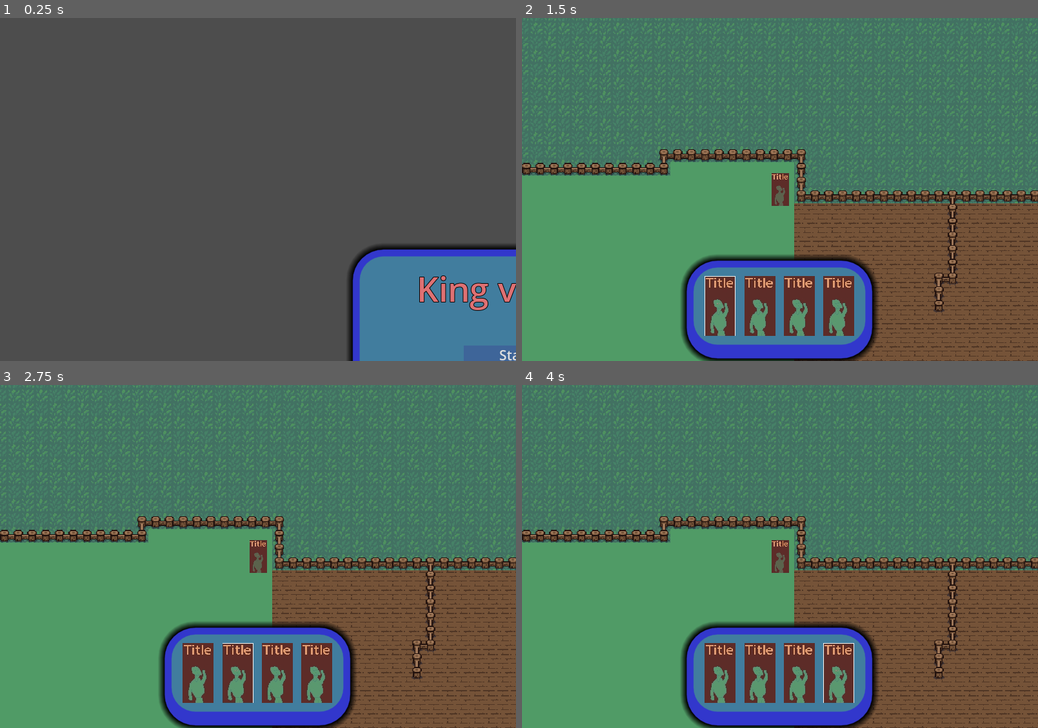
Above: before the commit, frames 1-4 (two rows, left to right).
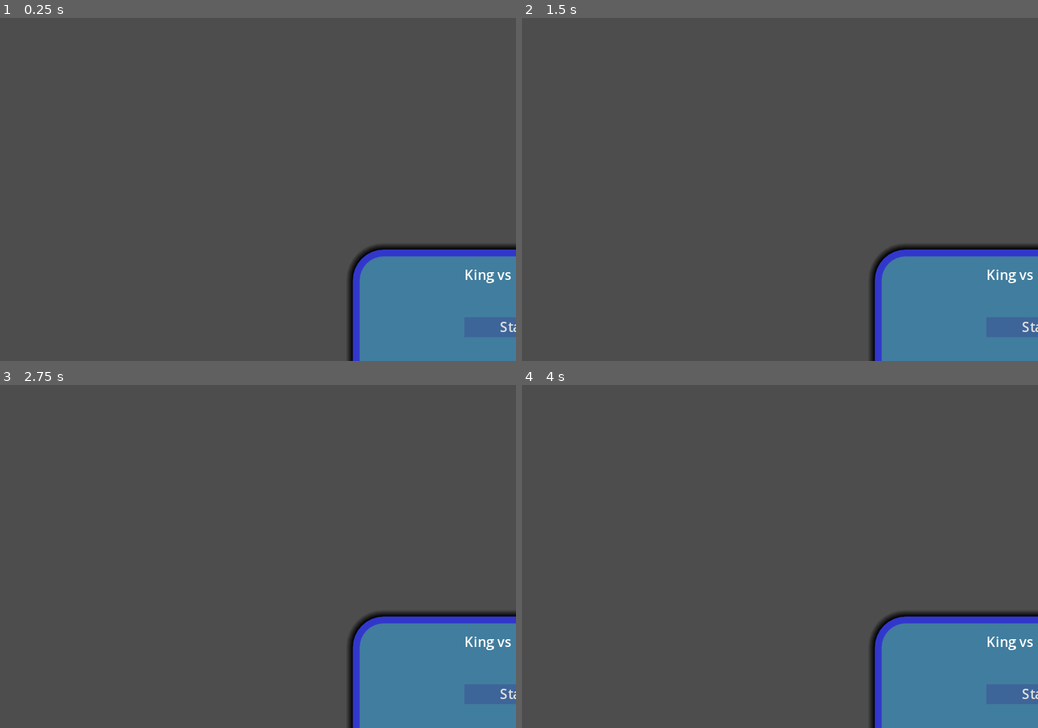
Above: after the commit, the same moments.

Repository: SiTOTG/KingVsKing
Game: Godot game, scene res://main_menu/main_menu.tscn
Same seed, same stepped clock (60 frames per second), same inputs: the game is played once before the commit and once after it.
Inputs (mouse positions are in pixels of both pictures, inside the frame that each line leads up to):
- Up to frame 1 (0.25 s): no input
- Up to frame 2 (1.5 s): click (1037, 354) at 0.5 s, where only the run before the commit has a clickable "Start"; click (718, 306) at 1.27 s
- Up to frame 3 (2.75 s): click (237, 673) at 2.02 s
- Up to frame 4 (4 s): click (800, 673) at 2.77 s; click (836, 673) at 3.52 s

The runs differ from the first frame. In frame 1, 0.9% of the frame differs, in the area x 81-100%, y 73-100%; in frame 2, 100%, in the area x 0-100%, y 0-100%; in frame 3, 100%; in frame 4, 100%.
Error before the commit: Invalid call. Nonexistent function 'get_mesh' in base 'NavigationPolygon'. (res://world/world.gd:19)

Commit message:
Add home base and victory/defeat
Closes #6

Diff:
--- a/creatures/creature.gd
+++ b/creatures/creature.gd
@@ -30,6 +30,7 @@
 }
 
 func update_layer():
+	if not enemy_detector: return
 	enemy_detector.collision_mask = enemy_layer
 	enemy_detector.collision_layer = friendly_layer
 
@@ -114,6 +115,6 @@
 
 func damage_target():
 	if is_instance_valid(target) and "stats" in target.get_parent():
-		var target_stats = target.get_parent().stats as CreatureStats
-		if not target_stats: return
-		target_stats.hp -= 5
+		var target_stats = target.get_parent().stats
+		if "hp" in target_stats:
+			target_stats.hp -= 5
--- a/default_theme.tres
+++ b/default_theme.tres
@@ -86,7 +86,6 @@
 ProgressBar/colors/font_outline_color = Color(0.223529, 0.137255, 1, 1)
 ProgressBar/constants/outline_size = 5
 ProgressBar/styles/background = SubResource("StyleBoxFlat_qjcog")
-TitleLabel/base_type = &"Label"
 TitleLabel/colors/font_color = Color(0.870588, 0.443137, 0.45098, 1)
 TitleLabel/colors/font_outline_color = Color(0, 0, 0, 1)
 TitleLabel/constants/outline_size = 3
--- /dev/null
+++ b/lib/match_stats.gd
@@ -0,0 +1,4 @@
+class_name MatchStats
+extends Object
+
+var victory := true
--- a/main_menu/main_menu.gd
+++ b/main_menu/main_menu.gd
@@ -1,4 +1,5 @@
 extends Control
 
 func _on_start_button_pressed():
+	print("Called")
 	get_tree().change_scene_to_file("res://world/world.tscn")
--- a/main_menu/main_menu.tscn
+++ b/main_menu/main_menu.tscn
@@ -64,6 +64,7 @@
 theme_override_styles/separator = SubResource("StyleBoxEmpty_nal6i")
 
 [node name="StartButton" type="Button" parent="MarginContainer/PanelContainer/MarginContainer/VBoxContainer"]
+unique_name_in_owner = true
 custom_minimum_size = Vector2(120, 0)
 offset_left = 54.0
 offset_top = 96.0
--- /dev/null
+++ b/player/building_stats.gd
@@ -0,0 +1,11 @@
+class_name BuildingStats
+extends Resource
+
+signal hp_updated(previous_hp: int, new_hp: int, max_hp: int)
+
+@export var max_hp = 400
+@export var hp := 400:
+	set(value):
+		var previous_hp = hp
+		hp = clampi(value, 0, max_hp)
+		hp_updated.emit(previous_hp, hp, max_hp)
--- a/player/card_hud.tscn
+++ b/player/card_hud.tscn
@@ -22,32 +22,39 @@
 grow_vertical = 0
 
 [node name="CenterContainer" type="CenterContainer" parent="CardsPanel"]
-layout_mode = 2
+offset_left = 8.0
+offset_top = 8.0
+offset_right = 188.0
+offset_bottom = 78.0
 
 [node name="Cards" type="HBoxContainer" parent="CardsPanel/CenterContainer"]
 unique_name_in_owner = true
-layout_mode = 2
+offset_left = 3.0
+offset_right = 177.0
+offset_bottom = 70.0
 size_flags_vertical = 4
 theme_override_constants/separation = 10
 alignment = 1
 
 [node name="CardButton" parent="CardsPanel/CenterContainer/Cards" instance=ExtResource("2_6ftqy")]
-layout_mode = 2
 texture_disabled = ExtResource("3_eqh1w")
 card = ExtResource("3_a18du")
 
 [node name="CardButton2" parent="CardsPanel/CenterContainer/Cards" instance=ExtResource("2_6ftqy")]
-layout_mode = 2
+offset_left = 46.0
+offset_right = 82.0
 texture_disabled = ExtResource("3_eqh1w")
 card = ExtResource("3_a18du")
 
 [node name="CardButton3" parent="CardsPanel/CenterContainer/Cards" instance=ExtResource("2_6ftqy")]
-layout_mode = 2
+offset_left = 92.0
+offset_right = 128.0
 texture_disabled = ExtResource("3_eqh1w")
 card = ExtResource("3_a18du")
 
 [node name="CardButton4" parent="CardsPanel/CenterContainer/Cards" instance=ExtResource("2_6ftqy")]
-layout_mode = 2
+offset_left = 138.0
+offset_right = 174.0
 texture_disabled = ExtResource("3_eqh1w")
 card = ExtResource("3_a18du")
 
--- /dev/null
+++ b/player/castle.tscn
@@ -0,0 +1,36 @@
+[gd_scene load_steps=6 format=3 uid="uid://dy3ardgrf3sj7"]
+
+[ext_resource type="Script" path="res://world/main_building.gd" id="1_ly6nn"]
+[ext_resource type="Texture2D" uid="uid://de316sriduh28" path="res://assets/placeholder/castle.png" id="1_rm2nh"]
+[ext_resource type="PackedScene" uid="uid://ejgsk65v3pvj" path="res://ui/value_bar.tscn" id="3_jls7v"]
+
+[sub_resource type="RectangleShape2D" id="RectangleShape2D_xe303"]
+size = Vector2(160, 144)
+
+[sub_resource type="CircleShape2D" id="CircleShape2D_k0cd5"]
+radius = 152.21
+
+[node name="MainBuilding" type="StaticBody2D"]
+script = ExtResource("1_ly6nn")
+
+[node name="Sprite2D" type="Sprite2D" parent="."]
+scale = Vector2(0.382177, 0.382177)
+texture = ExtResource("1_rm2nh")
+
+[node name="CollisionShape2D" type="CollisionShape2D" parent="."]
+position = Vector2(8, 0)
+shape = SubResource("RectangleShape2D_xe303")
+
+[node name="Area2D" type="Area2D" parent="."]
+collision_layer = 2
+collision_mask = 0
+
+[node name="CollisionShape2D" type="CollisionShape2D" parent="Area2D"]
+shape = SubResource("CircleShape2D_k0cd5")
+
+[node name="HPBar" parent="." instance=ExtResource("3_jls7v")]
+offset_left = -60.0
+offset_top = -89.0
+offset_right = -28.0
+offset_bottom = -77.0
+scale = Vector2(3.8, 1)
--- a/player/spawner.gd
+++ b/player/spawner.gd
@@ -3,7 +3,7 @@
 
 @export var creature_scene: PackedScene
 @export var spawn_capacity := 100
-
+@export var stats: SpawnerStats = preload("res://player/spawner_stats.tres")
 
 @export_flags_2d_physics var enemy_layer = 0
 @export_flags_2d_physics var friendly_layer = 0
@@ -13,6 +13,7 @@
 @onready var spawn_timer = $SpawnTimer
 @onready var move_position = $MovePosition
 @onready var collision_shape = $CollisionShape2D
+@onready var hp_bar: ValueBar = $HPBar
 
 var starting_move_position: Vector2
 var spawned = 0
@@ -20,6 +21,15 @@
 func _ready():
 	if starting_move_position:
 		move_position.global_position = starting_move_position
+	stats = stats.duplicate()
+
+	stats.hp_updated.connect(
+		func(previous_hp: int, new_hp: int, max_hp: int):
+			hp_bar.animate_bar(new_hp, max_hp)
+			if new_hp == 0:
+				queue_free()
+	)
+	hp_bar.set_bar.call_deferred(stats.hp, stats.max_hp)
 
 func _process(_delta):
 	progress_bar.value = (1 - (spawn_timer.time_left / spawn_timer.wait_time))*100
--- a/player/spawner.tscn
+++ b/player/spawner.tscn
@@ -1,13 +1,17 @@
-[gd_scene load_steps=5 format=3 uid="uid://c3q6txdt1k5m8"]
+[gd_scene load_steps=7 format=3 uid="uid://c3q6txdt1k5m8"]
 
 [ext_resource type="Texture2D" uid="uid://c3bjjubcocilf" path="res://assets/placeholder/sprites/medieval-tavern_10000.png" id="1_3vc4b"]
 [ext_resource type="Script" path="res://player/spawner.gd" id="1_li363"]
 [ext_resource type="PackedScene" uid="uid://c88emyaqb8i1o" path="res://creatures/creature.tscn" id="2_jd72l"]
+[ext_resource type="PackedScene" uid="uid://ejgsk65v3pvj" path="res://ui/value_bar.tscn" id="4_58srp"]
 
 [sub_resource type="RectangleShape2D" id="RectangleShape2D_y2w1w"]
 size = Vector2(128, 96)
 
-[node name="Spawner" type="Area2D"]
+[sub_resource type="CircleShape2D" id="CircleShape2D_8fwrb"]
+radius = 54.7449
+
+[node name="Spawner" type="Area2D" groups=["Building"]]
 script = ExtResource("1_li363")
 creature_scene = ExtResource("2_jd72l")
 enemy_layer = 4
@@ -28,17 +32,31 @@
 wait_time = 3.0
 autostart = true
 
-[node name="ProgressBar" type="ProgressBar" parent="."]
-custom_minimum_size = Vector2(0, 16)
-offset_left = -60.0
-offset_top = -74.0
-offset_right = 182.0
-offset_bottom = -43.0
-scale = Vector2(0.5, 0.5)
-
 [node name="MovePosition" type="Marker2D" parent="."]
 position = Vector2(-360, 16)
 
 [node name="NavigationObstacle2D" type="NavigationObstacle2D" parent="."]
 
+[node name="Area2D" type="Area2D" parent="."]
+collision_layer = 2
+collision_mask = 0
+
+[node name="CollisionShape2D" type="CollisionShape2D" parent="Area2D"]
+shape = SubResource("CircleShape2D_8fwrb")
+
+[node name="HPBar" parent="." instance=ExtResource("4_58srp")]
+offset_left = -60.0
+offset_top = -89.0
+offset_right = -28.0
+offset_bottom = -77.0
+scale = Vector2(3.8, 1)
+
+[node name="ProgressBar" type="ProgressBar" parent="."]
+custom_minimum_size = Vector2(0, 16)
+offset_left = -60.0
+offset_top = -70.0
+offset_right = 182.0
+offset_bottom = -39.0
+scale = Vector2(0.5, 0.5)
+
 [connection signal="timeout" from="SpawnTimer" to="." method="_on_spawn_timer_timeout"]
--- /dev/null
+++ b/player/spawner_stats.gd
@@ -0,0 +1,2 @@
+class_name SpawnerStats
+extends BuildingStats
--- /dev/null
+++ b/player/spawner_stats.tres
@@ -0,0 +1,7 @@
+[gd_resource type="Resource" load_steps=2 format=3 uid="uid://otop3q5d4llj"]
+
+[ext_resource type="Script" path="res://player/spawner_stats.gd" id="1_sw6on"]
+
+[resource]
+script = ExtResource("1_sw6on")
+hp = 400
--- a/project.godot
+++ b/project.godot
@@ -9,6 +9,11 @@
 config_version=5
 
 _global_script_classes=[{
+"base": "Resource",
+"class": &"BuildingStats",
+"language": &"GDScript",
+"path": "res://player/building_stats.gd"
+}, {
 "base": "Resource",
 "class": &"Card",
 "language": &"GDScript",
@@ -34,10 +39,20 @@
 "language": &"GDScript",
 "path": "res://world/tiles/custom_tile_map.gd"
 }, {
+"base": "Object",
+"class": &"MatchStats",
+"language": &"GDScript",
+"path": "res://lib/match_stats.gd"
+}, {
 "base": "Area2D",
 "class": &"Spawner",
 "language": &"GDScript",
 "path": "res://player/spawner.gd"
+}, {
+"base": "BuildingStats",
+"class": &"SpawnerStats",
+"language": &"GDScript",
+"path": "res://player/spawner_stats.gd"
 }, {
 "base": "TileMap",
 "class": &"TileMapBase",
@@ -60,12 +75,15 @@
 "path": "res://world/world.gd"
 }]
 _global_script_class_icons={
+"BuildingStats": "",
 "Card": "",
 "CardButton": "",
 "Creature": "",
 "CreatureStats": "",
 "CustomTileMap": "",
+"MatchStats": "",
 "Spawner": "",
+"SpawnerStats": "",
 "TileMapBase": "",
 "TilemapMaster": "",
 "ValueBar": "",
--- a/ui/value_bar.tscn
+++ b/ui/value_bar.tscn
@@ -11,7 +11,6 @@
 script = ExtResource("2_wb16j")
 
 [node name="Decrease" type="TextureProgressBar" parent="."]
-layout_mode = 1
 anchors_preset = -1
 anchor_left = 0.125
 anchor_top = 0.5
@@ -27,7 +26,6 @@
 texture_progress = ExtResource("2_gd1wm")
 
 [node name="Increase" type="TextureProgressBar" parent="."]
-layout_mode = 1
 anchors_preset = -1
 anchor_left = 0.125
 anchor_top = 0.5
@@ -42,7 +40,6 @@
 texture_progress = ExtResource("3_tj6do")
 
 [node name="Actual" type="TextureProgressBar" parent="."]
-layout_mode = 1
 anchors_preset = -1
 anchor_left = 0.125
 anchor_top = 0.5
--- /dev/null
+++ b/world/base.tscn
@@ -0,0 +1,36 @@
+[gd_scene load_steps=6 format=3 uid="uid://dmqrb2560hx2h"]
+
+[ext_resource type="Script" path="res://world/main_building.gd" id="1_f4ol2"]
+[ext_resource type="Texture2D" uid="uid://de316sriduh28" path="res://assets/placeholder/castle.png" id="2_01ukg"]
+[ext_resource type="PackedScene" uid="uid://ejgsk65v3pvj" path="res://ui/value_bar.tscn" id="3_qtlck"]
+
+[sub_resource type="RectangleShape2D" id="RectangleShape2D_xe303"]
+size = Vector2(31.9998, 44)
+
+[sub_resource type="CircleShape2D" id="CircleShape2D_k0cd5"]
+radius = 152.21
+
+[node name="MainBuilding" type="StaticBody2D"]
+script = ExtResource("1_f4ol2")
+
+[node name="Sprite2D" type="Sprite2D" parent="."]
+scale = Vector2(0.382177, 0.382177)
+texture = ExtResource("2_01ukg")
+
+[node name="CollisionShape2D" type="CollisionShape2D" parent="."]
+position = Vector2(8, 0)
+shape = SubResource("RectangleShape2D_xe303")
+
+[node name="Area2D" type="Area2D" parent="."]
+collision_layer = 2
+collision_mask = 0
+
+[node name="CollisionShape2D" type="CollisionShape2D" parent="Area2D"]
+shape = SubResource("CircleShape2D_k0cd5")
+
+[node name="HPBar" parent="." instance=ExtResource("3_qtlck")]
+offset_left = -60.0
+offset_top = -89.0
+offset_right = -28.0
+offset_bottom = -77.0
+scale = Vector2(3.8, 1)
--- /dev/null
+++ b/world/default_home.tres
@@ -0,0 +1,8 @@
+[gd_resource type="Resource" load_steps=2 format=3 uid="uid://cs32cd7vejnmb"]
+
+[ext_resource type="Script" path="res://player/building_stats.gd" id="1_ugra5"]
+
+[resource]
+script = ExtResource("1_ugra5")
+max_hp = 400
+hp = 400
--- /dev/null
+++ b/world/game_over_ui.gd
@@ -0,0 +1,16 @@
+extends CanvasLayer
+
+var match_stats: MatchStats = MatchStats.new():
+	set(value):
+		match_stats = value
+		setup()
+
+func setup():
+	if match_stats.victory:
+		%MatchGameoverTitle.text = "Victory!"
+	else: %MatchGameoverTitle.text = "Defeat!"
+
+
+func _on_start_button_pressed():
+	get_tree().paused = false
+	get_tree().change_scene_to_file("res://main_menu/main_menu.tscn")
--- /dev/null
+++ b/world/main_building.gd
@@ -0,0 +1,26 @@
+extends StaticBody2D
+
+signal destroyed
+
+@export var stats: BuildingStats = preload("res://world/default_home.tres")
+
+@export_flags_2d_physics var enemy_layer = 0
+@export_flags_2d_physics var friendly_layer = 0
+
+@onready var hp_bar: ValueBar = $HPBar
+@onready var area_2d = $Area2D
+
+func _ready():
+	stats = stats.duplicate()
+
+	stats.hp_updated.connect(
+		func(previous_hp: int, new_hp: int, max_hp: int):
+			hp_bar.animate_bar(new_hp, max_hp)
+			if new_hp == 0:
+				destroyed.emit()
+				queue_free()
+	)
+	hp_bar.set_bar.call_deferred(stats.hp, stats.max_hp)
+
+	area_2d.collision_layer = friendly_layer
+	area_2d.collision_mask = enemy_layer
--- a/world/world.gd
+++ b/world/world.gd
@@ -18,12 +18,23 @@
 	var navpoly: NavigationPolygon = navigation_region_2d.navpoly
 	navpoly.get_mesh().agent_radius = 32
 
+
+func _process(delta):
+	var building_units: Array[Node] = get_tree().get_nodes_in_group("Building")
+
+	# TODO: Remove temporary code
+	if Input.is_action_just_pressed("ui_accept"):
+		for building in building_units:
+			if building.is_in_group("Enemy"):
+				building.stats.hp -= 50
+
 func _on_card_confirm_activation():
 	if active_card.ctx == Card.SPAWNER and tilemap_master.can_build_there():
 		tilemap_master.set_tiles_as_blocked()
 		var position: Vector2 = tilemap_master.get_origin_position() + tilemap_master.HALF_TILE_SIZE
 		var spawner_scene: PackedScene = load(active_card.spawner_scene)
 		var spawner = spawner_scene.instantiate() as Spawner
+		spawner.add_to_group("Ally")
 		spawner.global_position = position
 		spawner.starting_move_position = destination_lane_1.global_position
 		# Provisional code, might be necessary for future navigation changes
@@ -43,3 +54,19 @@
 #		)
 		add_child(spawner)
 		active_card.active = false
+
+
+func _on_castle_destroyed():
+	$GameOverUI.visible = true
+	var match_stats = MatchStats.new()
+	match_stats.victory = false
+	$GameOverUI.match_stats = match_stats
+	get_tree().paused = true
+
+
+func _on_demon_commander_destroyed():
+	$GameOverUI.visible = true
+	var match_stats = MatchStats.new()
+	match_stats.victory = true
+	$GameOverUI.match_stats = match_stats
+	get_tree().paused = true
--- a/world/world.tscn
+++ b/world/world.tscn
@@ -13,6 +13,11 @@
 [ext_resource type="PackedScene" uid="uid://ywlcclxvc1hc" path="res://creatures/footman.tscn" id="8_x4gb2"]
 [ext_resource type="PackedScene" uid="uid://b77yrfd22bqbp" path="res://creatures/skeleton.tscn" id="9_yn5ae"]
 [ext_resource type="PackedScene" uid="uid://byjd8oh50g21m" path="res://player/held_card.tscn" id="13_1776e"]
+[ext_resource type="PackedScene" uid="uid://b1jxtejto2egx" path="res://player/footman_spawner.tscn" id="14_upysl"]
+[ext_resource type="PackedScene" uid="uid://dmqrb2560hx2h" path="res://world/base.tscn" id="15_om70m"]
+[ext_resource type="Script" path="res://world/game_over_ui.gd" id="15_opoo2"]
+[ext_resource type="Script" path="res://player/building_stats.gd" id="16_3kfl1"]
+[ext_resource type="Texture2D" uid="uid://cgh2uhiknjo1m" path="res://assets/placeholder/sprites/FlameDemon Evolved.png" id="17_hjoo1"]
 
 [sub_resource type="TileSetAtlasSource" id="TileSetAtlasSource_nujo8"]
 texture = ExtResource("2_b5ipp")
@@ -27,6 +32,20 @@
 polygons = [PackedInt32Array(0, 1, 2, 3, 4), PackedInt32Array(3, 5, 6, 4), PackedInt32Array(4, 6, 7, 8, 9), PackedInt32 …(255 unchanged characters)…
 outlines = [PackedVector2Array(-1192, 280, -1192, 40, -808, 40, -808, 24, -648, 24, -648, 8, -408, 8, -408, -8, -120, -8, -120, -24, 8, -24, 8, 24, 184, 24, 184, 88, 168, 88, 168, 152, 200, 152, 200, 120, 216, 120, 216, 24, 792, 24, 792, 440, 24, 440, 24, 264, -600, 264, -600, 280)]
 
+[sub_resource type="Resource" id="Resource_vsx6f"]
+script = ExtResource("16_3kfl1")
+max_hp = 400
+hp = 400
+
+[sub_resource type="GDScript" id="GDScript_k4be7"]
+script/source = "class_name TitleLabel
+extends Label
+"
+
+[sub_resource type="StyleBoxEmpty" id="StyleBoxEmpty_lfc6u"]
+
+[sub_resource type="ButtonGroup" id="ButtonGroup_lek63"]
+
 [node name="World" type="Node2D"]
 script = ExtResource("1_61105")
 
@@ -44,6 +63,7 @@
 script = ExtResource("5_ahjhf")
 
 [node name="PlayerCamera" type="Camera2D" parent="."]
+position = Vector2(496, 232)
 current = true
 limit_smoothed = true
 editor_draw_limits = true
@@ -52,32 +72,60 @@
 
 [node name="GrassBackground" parent="." instance=ExtResource("3_5pghe")]
 
-[node name="Spawner" parent="." instance=ExtResource("4_vwoog")]
+[node name="Spawner" parent="." groups=["Ally"] instance=ExtResource("4_vwoog")]
 position = Vector2(416, 88)
 creature_scene = ExtResource("8_x4gb2")
-
-[node name="MovePosition" parent="Spawner" index="5"]
-position = Vector2(-1384, 105)
+metadata/_edit_group_ = true
+
+[node name="MovePosition" parent="Spawner" index="4"]
+position = Vector2(-1568, 66)
 
 [node name="DestinationLane1" type="Marker2D" parent="."]
-position = Vector2(-793.638, 161.18)
-
-[node name="EvilSpawner" parent="." instance=ExtResource("4_vwoog")]
+position = Vector2(-1160, 160)
+
+[node name="EvilSpawner" parent="." groups=["Enemy"] instance=ExtResource("4_vwoog")]
 position = Vector2(-896, 88)
 rotation = 3.14159
 scale = Vector2(1, -1)
 creature_scene = ExtResource("9_yn5ae")
 enemy_layer = 2
 friendly_layer = 4
-
-[node name="ProgressBar" parent="EvilSpawner" index="4"]
-visible = false
-
-[node name="MovePosition" parent="EvilSpawner" index="5"]
-position = Vector2(-1424, 16.0036)
+metadata/_edit_group_ = true
+
+[node name="MovePosition" parent="EvilSpawner" index="4"]
+position = Vector2(-1584, 152.004)
+
+[node name="Area2D" parent="EvilSpawner" index="6"]
+collision_layer = 4
+
+[node name="HPBar" parent="EvilSpawner" index="7"]
+visible = false
+
+[node name="ProgressBar" parent="EvilSpawner" index="8"]
+visible = false
+
+[node name="EvilSpawner2" parent="." instance=ExtResource("14_upysl")]
+position = Vector2(-968, 184)
+creature_scene = ExtResource("9_yn5ae")
+enemy_layer = 2
+friendly_layer = 4
+metadata/_edit_group_ = true
+
+[node name="MovePosition" parent="EvilSpawner2" index="4"]
+position = Vector2(1672, 40)
+
+[node name="Area2D" parent="EvilSpawner2" index="6"]
+collision_layer = 4
+
+[node name="HPBar" parent="EvilSpawner2" index="7"]
+visible = false
+
+[node name="ProgressBar" parent="EvilSpawner2" index="8"]
+visible = false
+offset_top = -74.0
+offset_bottom = -43.0
 
 [node name="card_hud" parent="." instance=ExtResource("4_j856n")]
-visible = false
 tilemap_master = NodePath("../TilemapMaster")
 
 [node name="HeldCard" parent="." instance=ExtResource("13_1776e")]
@@ -86,5 +134,77 @@
 navpoly = SubResource("NavigationPolygon_hpv21")
 metadata/_edit_lock_ = true
 
+[node name="Castle" parent="." instance=ExtResource("15_om70m")]
+position = Vector2(704, 224)
+
+[node name="DemonCommander" parent="." instance=ExtResource("15_om70m")]
+position = Vector2(-1159, 154)
+stats = SubResource("Resource_vsx6f")
+enemy_layer = 2
+friendly_layer = 4
+
+[node name="Sprite2D" parent="DemonCommander" index="0"]
+scale = Vector2(0.843754, 0.843754)
+texture = ExtResource("17_hjoo1")
+flip_h = true
+
+[node name="CollisionShape2D" parent="DemonCommander" index="1"]
+position = Vector2(-0.00012207, 5.99998)
+
+[node name="HPBar" parent="DemonCommander" index="3"]
+offset_left = -64.0001
+offset_top = -36.0
+offset_right = -32.0001
+offset_bottom = -24.0
+
+[node name="GameOverUI" type="CanvasLayer" parent="."]
+process_mode = 3
+visible = false
+script = ExtResource("15_opoo2")
+
+[node name="MarginContainer" type="MarginContainer" parent="GameOverUI"]
+anchors_preset = -1
+anchor_left = 0.2
+anchor_top = 0.2
+anchor_right = 0.8
+anchor_bottom = 0.8
+grow_horizontal = 2
+grow_vertical = 2
+
+[node name="PanelContainer" type="PanelContainer" parent="GameOverUI/MarginContainer"]
+layout_mode = 2
+
+[node name="MarginContainer" type="MarginContainer" parent="GameOverUI/MarginContainer/PanelContainer"]
+layout_mode = 2
+size_flags_horizontal = 4
+
+[node name="VBoxContainer" type="VBoxContainer" parent="GameOverUI/MarginContainer/PanelContainer/MarginContainer"]
+layout_mode = 2
+
+[node name="MatchGameoverTitle" type="Label" parent="GameOverUI/MarginContainer/PanelContainer/MarginContainer/VBoxContainer"]
+unique_name_in_owner = true
+layout_mode = 2
+theme_type_variation = &"TitleLabel"
+text = "Defeat!"
+script = SubResource("GDScript_k4be7")
+
+[node name="HSeparator" type="HSeparator" parent="GameOverUI/MarginContainer/PanelContainer/MarginContainer/VBoxContainer"]
+layout_mode = 2
+theme_override_constants/separation = 30
+theme_override_styles/separator = SubResource("StyleBoxEmpty_lfc6u")
+
+[node name="StartButton" type="Button" parent="GameOverUI/MarginContainer/PanelContainer/MarginContainer/VBoxContainer"]
+custom_minimum_size = Vector2(120, 0)
+layout_mode = 2
+size_flags_horizontal = 4
+button_group = SubResource("ButtonGroup_lek63")
+text = "Back to main menu"
+
+[connection signal="destroyed" from="Castle" to="." method="_on_castle_destroyed"]
+[connection signal="destroyed" from="DemonCommander" to="." method="_on_demon_commander_destroyed"]
+[connection signal="pressed" from="GameOverUI/MarginContainer/PanelContainer/MarginContainer/VBoxContainer/StartButton" to="GameOverUI" method="_on_start_button_pressed"]
+
 [editable path="Spawner"]
 [editable path="EvilSpawner"]
+[editable path="EvilSpawner2"]
+[editable path="DemonCommander"]
Binary file added: assets/placeholder/castle.png
Not shown, added: assets/placeholder/castle.png.import
Binary file added: assets/placeholder/sprites/FlameDemon Evolved.png
Not shown, added: assets/placeholder/sprites/FlameDemon Evolved.png.import
Not shown: 1 places in world/world.tscn that only renumber resources
